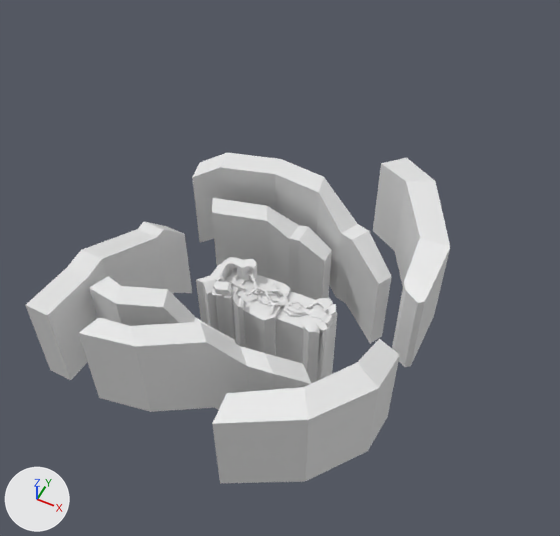
Before and after pictures for a commit that changed the FBX model Assets/Blender/Environments/04-boosts-environment.fbx.
Camera for both pictures: a 50 mm lens placed at (1330.0, -2113.0, 2867.0), pointed at (173.0, 201.0, -26.0). The axes (+X, +Y, +Z) are drawn at lower left. The lights are the same throughout. The picture after the commit comes second. Vertices at exactly the same position are counted once.

Names of what the first picture shows: 'BoostsEnvironmentBG', 'BoostsEnvironmentGroundSplines', 'BoostsEnvironmentSpikes' and 1 more.
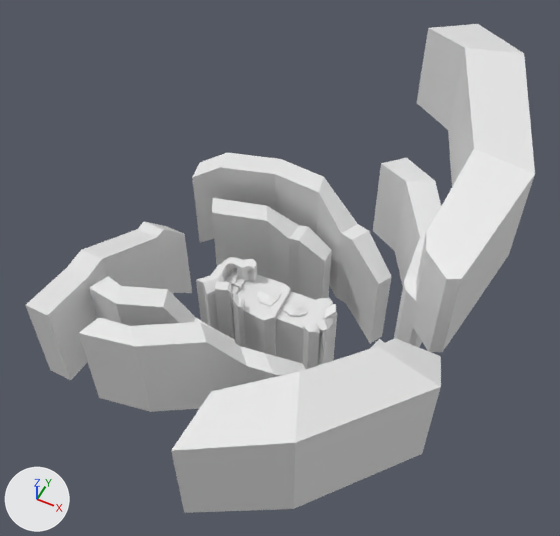
Pixel boxes [x1, y1, x2, y2] of what changed, in the pictures (560 x 536 px):
```json
{"object": "BoostsEnvironmentBG", "change": "reshaped", "before": [25, 153, 450, 483], "after": [25, 24, 535, 513], "on screen": "20% wider, 48% taller"}
{"object": "BoostsEnvironmentGroundSplines", "change": "deleted", "before": [212, 271, 327, 319]}
{"part": 1, "of": "me_cube_003", "change": "built on", "before": [212, 181, 450, 483], "after": [171, 24, 535, 513]}
```

Scene script edits in JSON lines:
```json
{"block": "me_cube_003", "where": "# used by ob_boostsenvironmentbg; location = (0.0, 0.0, 0.0)"}
{"op": "remove", "block": "me_cube_003", "code": "me_cube_003.from_pydata(...)  # 160 vertices, 144 faces; spans x -635.0..935.0, y -846.0..999.0, z -638.0..321.0"}
{"op": "add", "block": "me_cube_003", "code": "me_cube_003.from_pydata(...)  # 227 vertices, 179 faces; spans x -635.0..1183.0, y -1095.0..1832.0, z -638.0..772.0"}
{"block": "me_cube_003", "change": "me_cube_003 part 1"}
{"block": "me_cube_003", "change": "6 vertices are removed from x 406.0..935.0, y -846.0..414.0, z 194.0..321.0"}
{"block": "me_cube_003", "change": "14 faces are deleted"}
{"block": "me_cube_003", "change": "59 vertices are added at x 347.0..1183.0, y -1095.0..1832.0, z -156.0..579.0"}
{"block": "me_cube_003", "change": "14 new vertices lie (0.0, 0.0, 500.0) away from vertices in x 347.0..1183.0, y -1095.0..1832.0, z -156.0..272.0"}
{"block": "me_cube_003", "change": "49 new faces join them"}
{"op": "remove", "block": "ob_boostsenvironmentgroundsplines", "code": ["ob_boostsenvironmentgroundsplines = bpy.data.objects.new('BoostsEnvironmentGroundSplines', me_plane_001)", "ob_boostsenvironmentgroundsplines.location = (0.0, 0.0, 0.0)"]}
```
